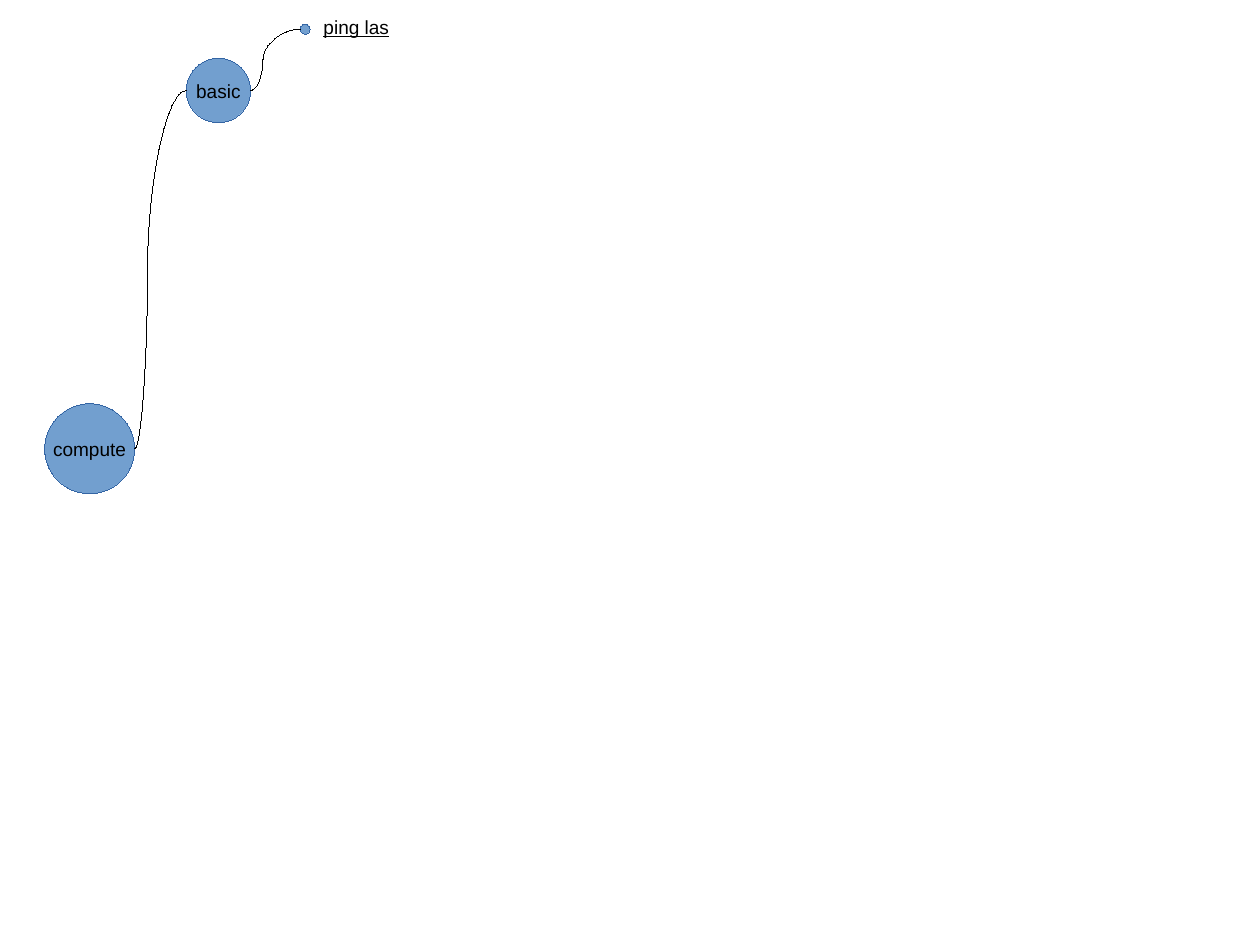
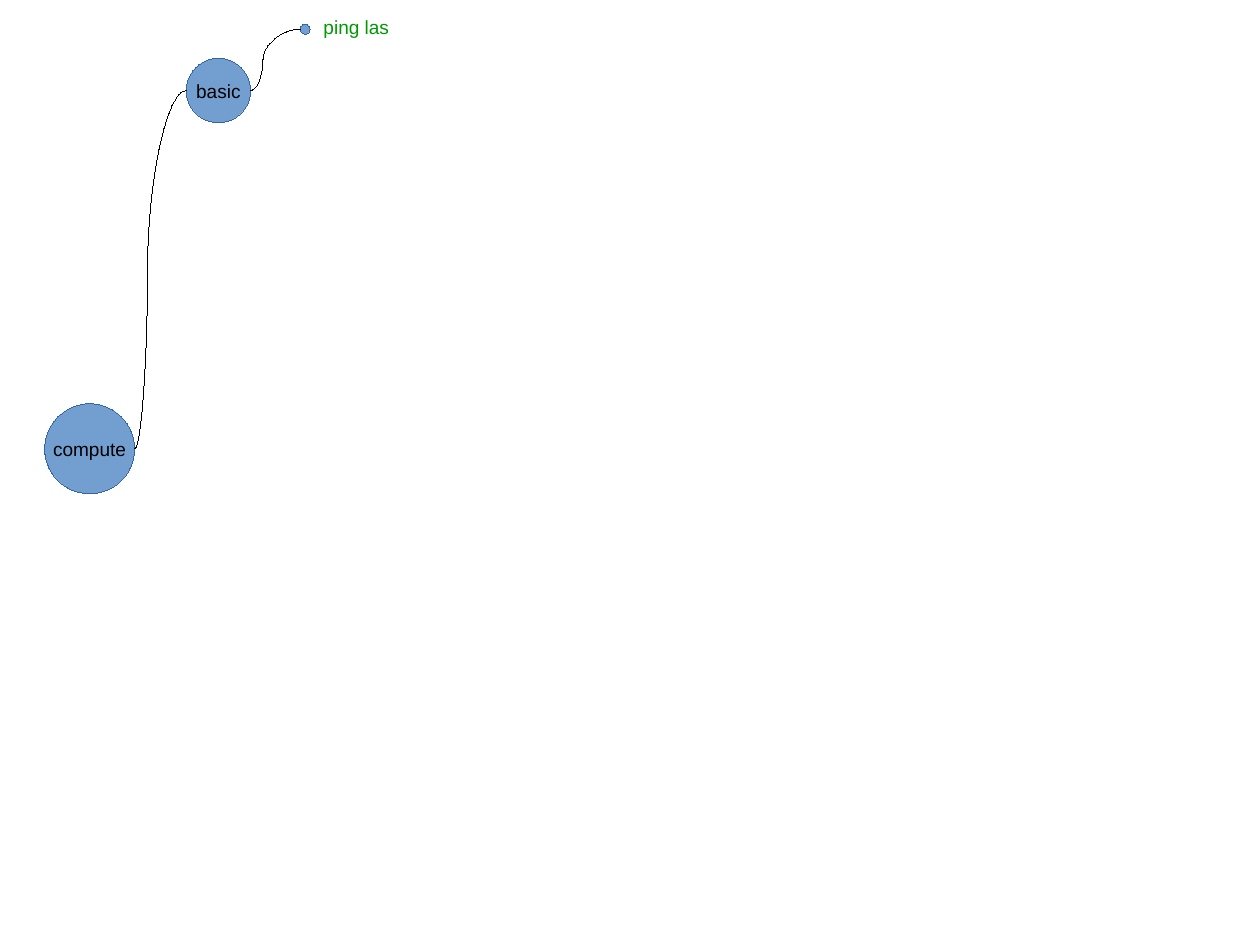
Before and after one commit to ESGF/esgf-test-suite, a slide deck: slide 5 of esgf-test-suite/doc/test_plan.odp. Drawn at 1260x945 pixels with LibreOffice and Linux fonts; fonts in the diff are those of the drawing. Boxes give left, top, right and bottom in pixels: in the first picture for what was removed or moved away, otherwise in the second. Text is boxed around its words. In the diff, an @@ line names an element or a change of style, - is before the commit and + after.

```diff
--- a/esgf-test-suite/doc/test_plan.odp
+++ b/esgf-test-suite/doc/test_plan.odp
@@ text "ping las" at (323,20,389,38): text colour #000000 to #009900, underline off @@
```
Also in this commit, not shown: 4 other slides changed, 4 other files.
